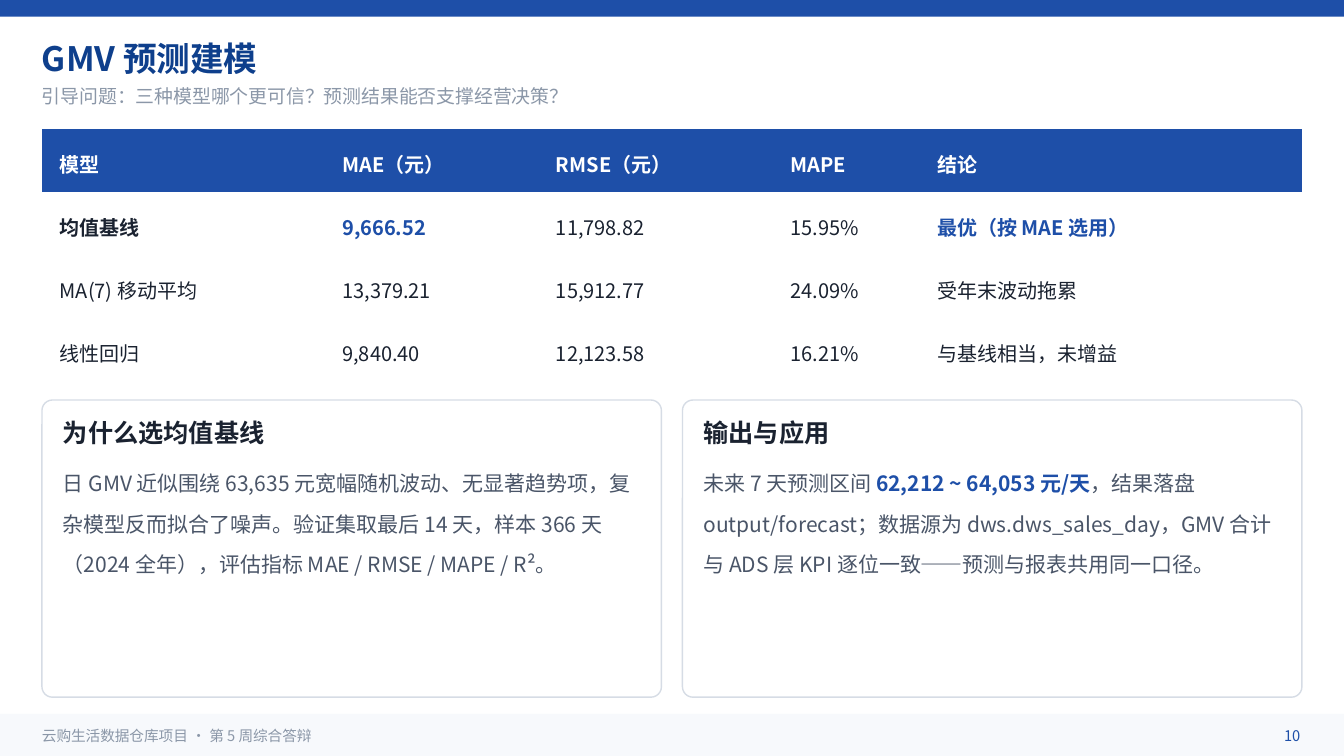
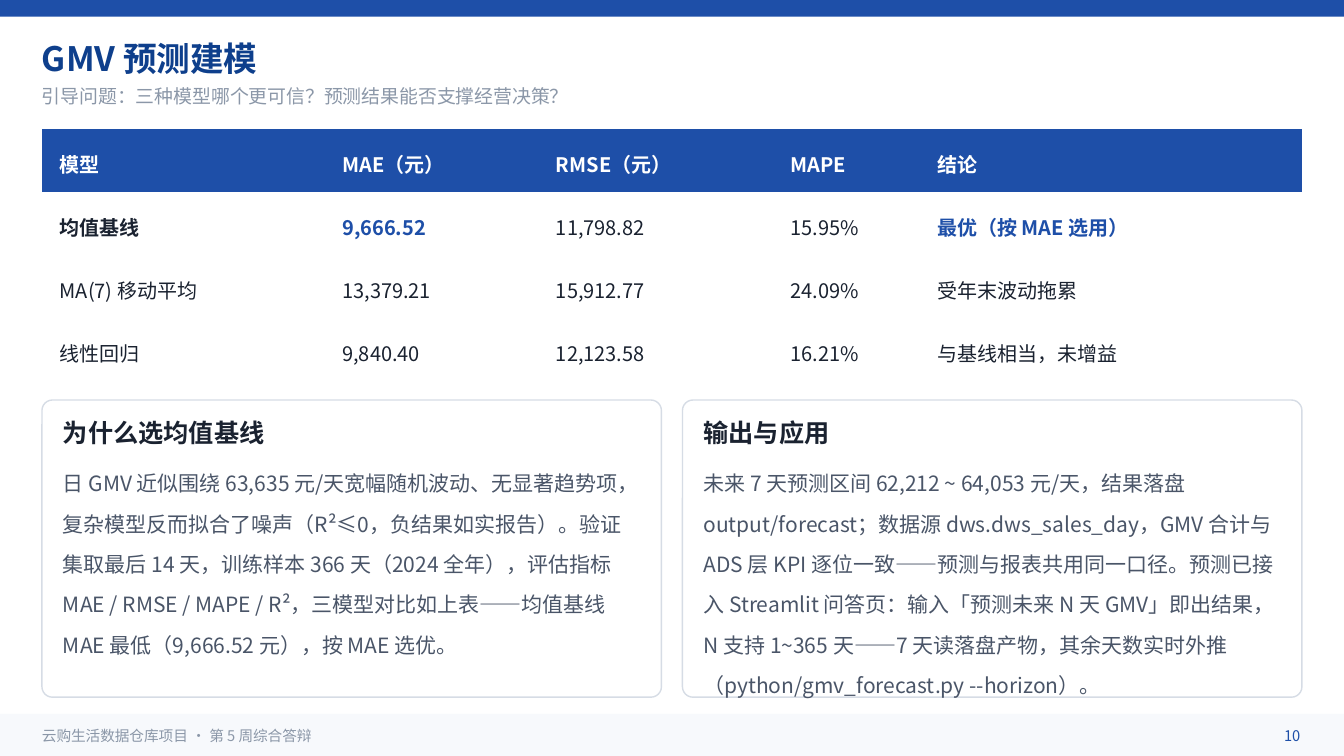
Before and after one commit to raelan123321/ydsh_bigdata, a slide deck: slide 10 of 交付物/第5周_最终交付包/08_答辩PPT/第5周_答辩PPT.pptx. Drawn at 1344x756 pixels with LibreOffice and Linux fonts; fonts in the diff are those of the drawing. Boxes give left, top, right and bottom in pixels: in the first picture for what was removed or moved away, otherwise in the second. Text is boxed around its words. In the diff, an @@ line names an element or a change of style, - is before the commit and + after.

```diff
--- a/交付物/第5周_最终交付包/08_答辩PPT/第5周_答辩PPT.pptx
+++ b/交付物/第5周_最终交付包/08_答辩PPT/第5周_答辩PPT.pptx
@@ text at box(63, 473, 638, 657): text changed @@
-日 GMV 近似围绕 63,635 元宽幅随机波动、无显著趋势项，复杂模型反而拟合了噪声。验证集取最后 14 天，样本 366 天（2024 全年），评估指标 MAE / RMSE / MAPE / R²。
+日 GMV 近似围绕 63,635 元/天宽幅随机波动、无显著趋势项，复杂模型反而拟合了噪声（R²≤0，负结果如实报告）。验证集取最后 14 天，训练样本 366 天（2024 全年），评估指标 MAE / RMSE / MAPE / R²，三模型对比如上表——均值基线 MAE 最低（9,666.52 元），按 MAE 选优。
@@ text at box(703, 473, 1275, 698): text changed @@
-未来 7 天预测区间 62,212 ~ 64,053 元/天，结果落盘 output/forecast；数据源为 dws.dws_sales_day，GMV 合计与 ADS 层 KPI 逐位一致——预测与报表共用同一口径。
+未来 7 天预测区间 62,212 ~ 64,053 元/天，结果落盘 output/forecast；数据源 dws.dws_sales_day，GMV 合计与 ADS 层 KPI 逐位一致——预测与报表共用同一口径。预测已接入 Streamlit 问答页：输入「预测未来 N 天 GMV」即出结果，N 支持 1~365 天——7 天读落盘产物，其余天数实时外推（python/gmv_forecast.py --horizon）。
```
Also in this commit, not shown: 4 other slides changed.
